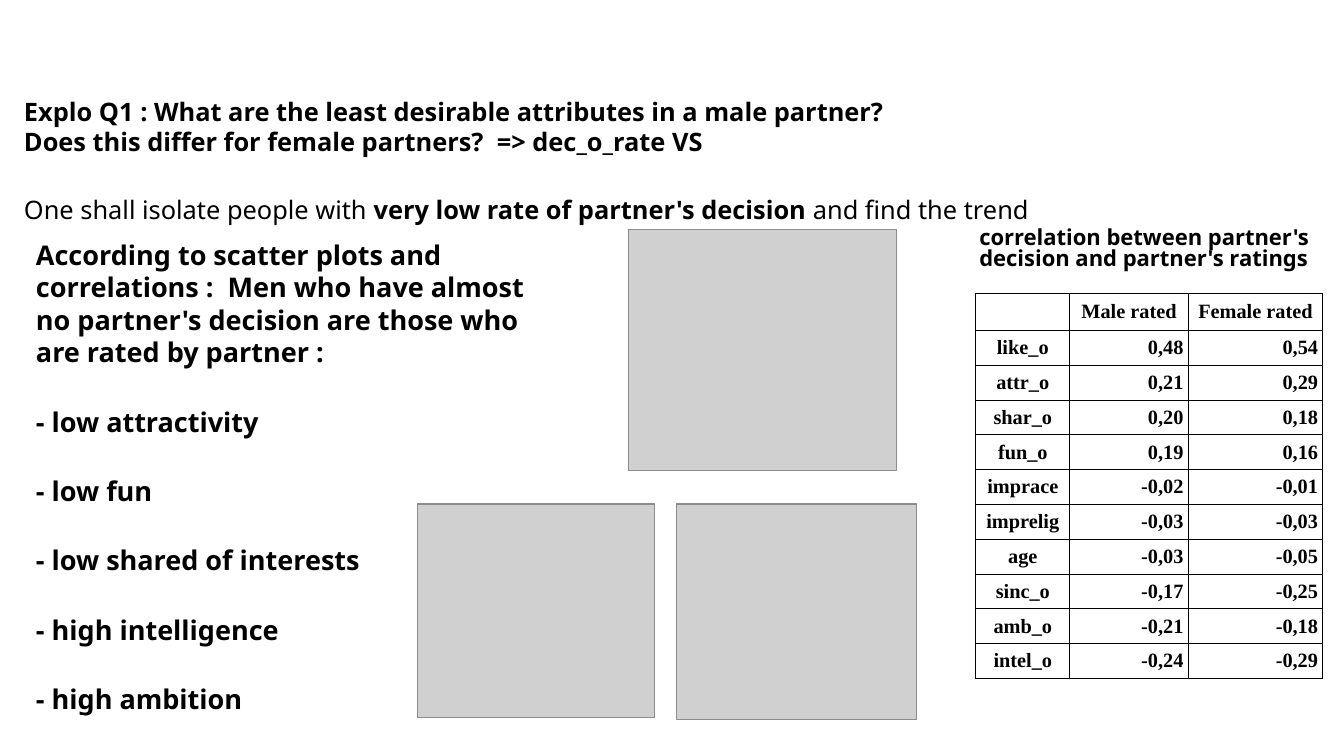
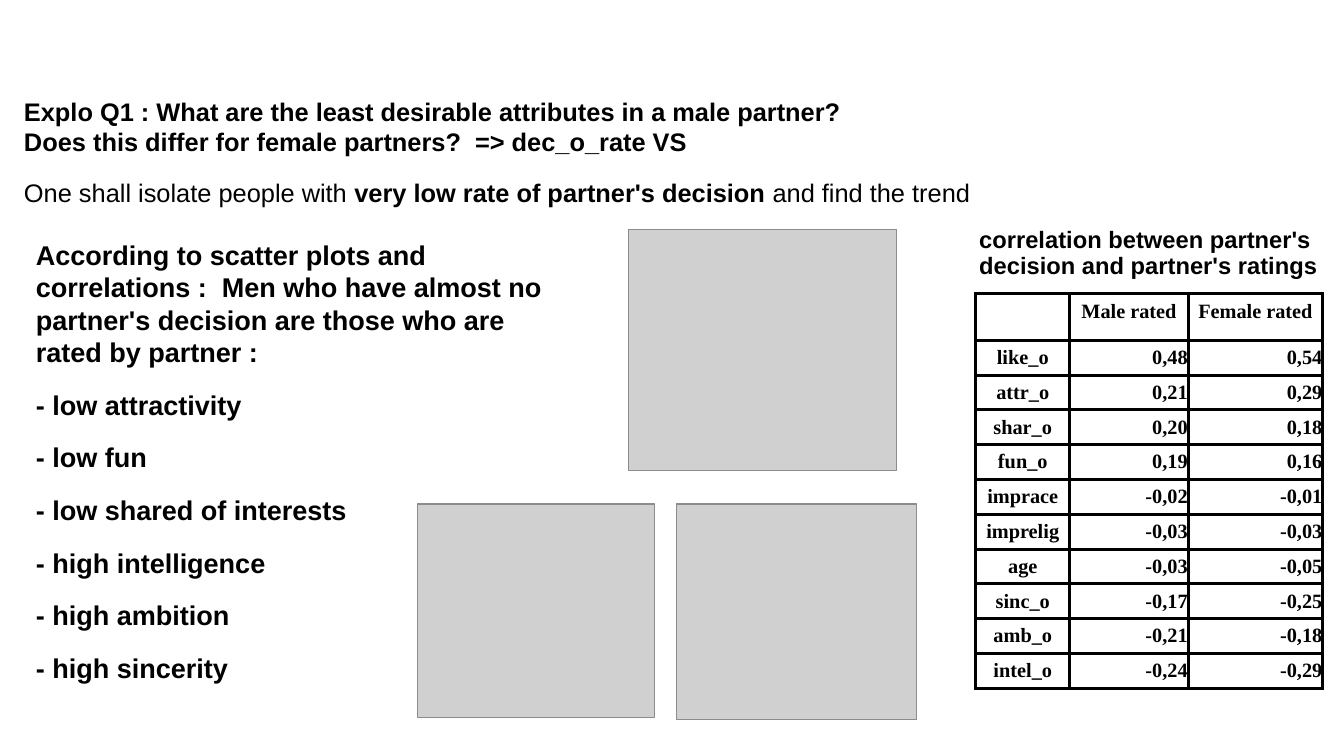
Before and after one commit to cyrilbraguy/Bl2_Tinder, a slide deck: slide 11 of doc/Braguy_CDSD_bl2_tinder.odp. Drawn at 1344x756 pixels with LibreOffice and Linux fonts; fonts in the diff are those of the drawing; grey boxes stand for pictures; background and template pictures are left out. Boxes give left, top, right and bottom in pixels: in the first picture for what was removed or moved away, otherwise in the second. Text is boxed around its words. In the diff, an @@ line names an element or a change of style, - is before the commit and + after.

```diff
--- a/doc/Braguy_CDSD_bl2_tinder.odp
+++ b/doc/Braguy_CDSD_bl2_tinder.odp
@@ title "3 Analysis" at box(484, 22, 849, 105): font Noto Sans to Arial @@
@@ text "Explo Q1 : What are ..." at box(24, 102, 970, 208): font Noto Sans to Arial; less space between paragraphs @@
@@ text "According to scatter plots and ..." at box(36, 245, 541, 683): font Noto Sans to Arial; less space between paragraphs @@
@@ text "correlation between partner's decision and ..." at box(979, 230, 1317, 279): size 12.9 to 14 pt, font Noto Sans to Arial; line spacing 0.8 to 0.9 @@
@@ table at box(976, 294, 1322, 686) @@
@@ borders changed @@
@@ text "Cyril Braguy CDSD bloc2 projet ..." at box(24, 705, 368, 756): font Noto Sans to Arial @@
```
Also in this commit, not shown: 15 other slides changed, 2 other files.
